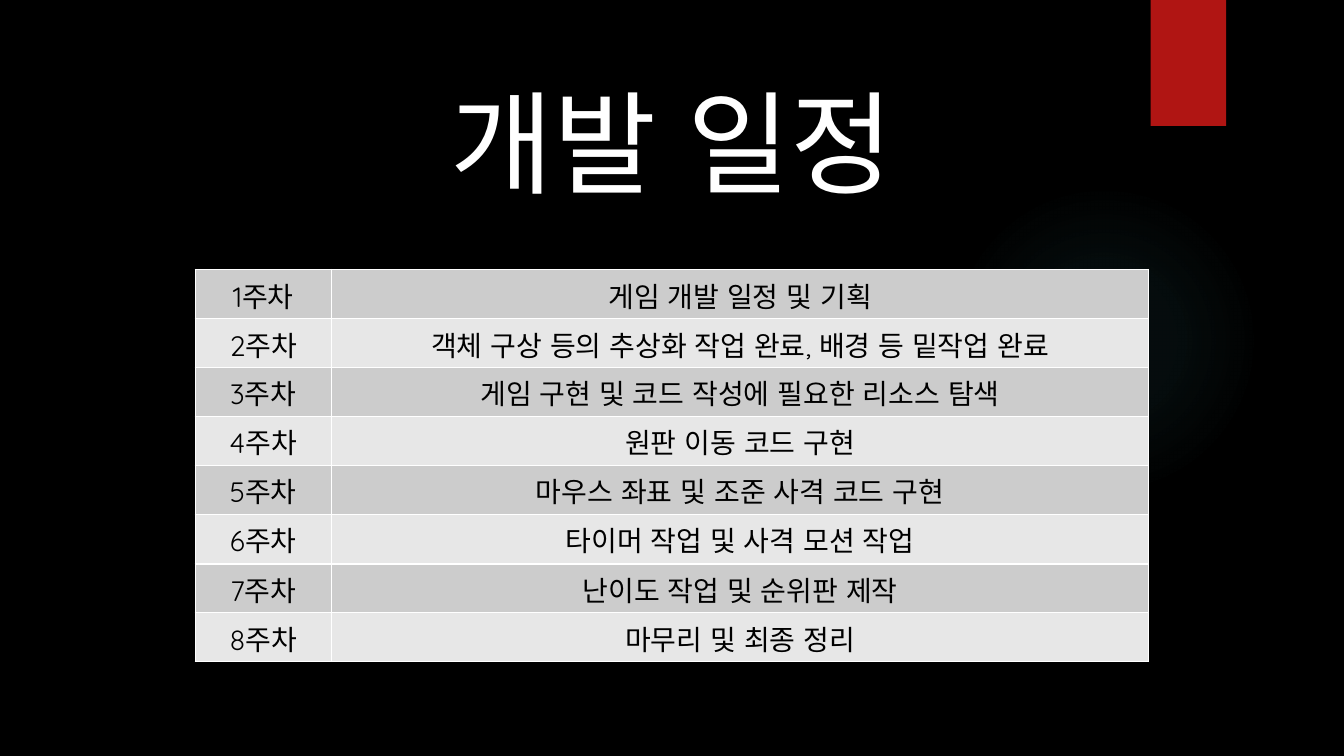
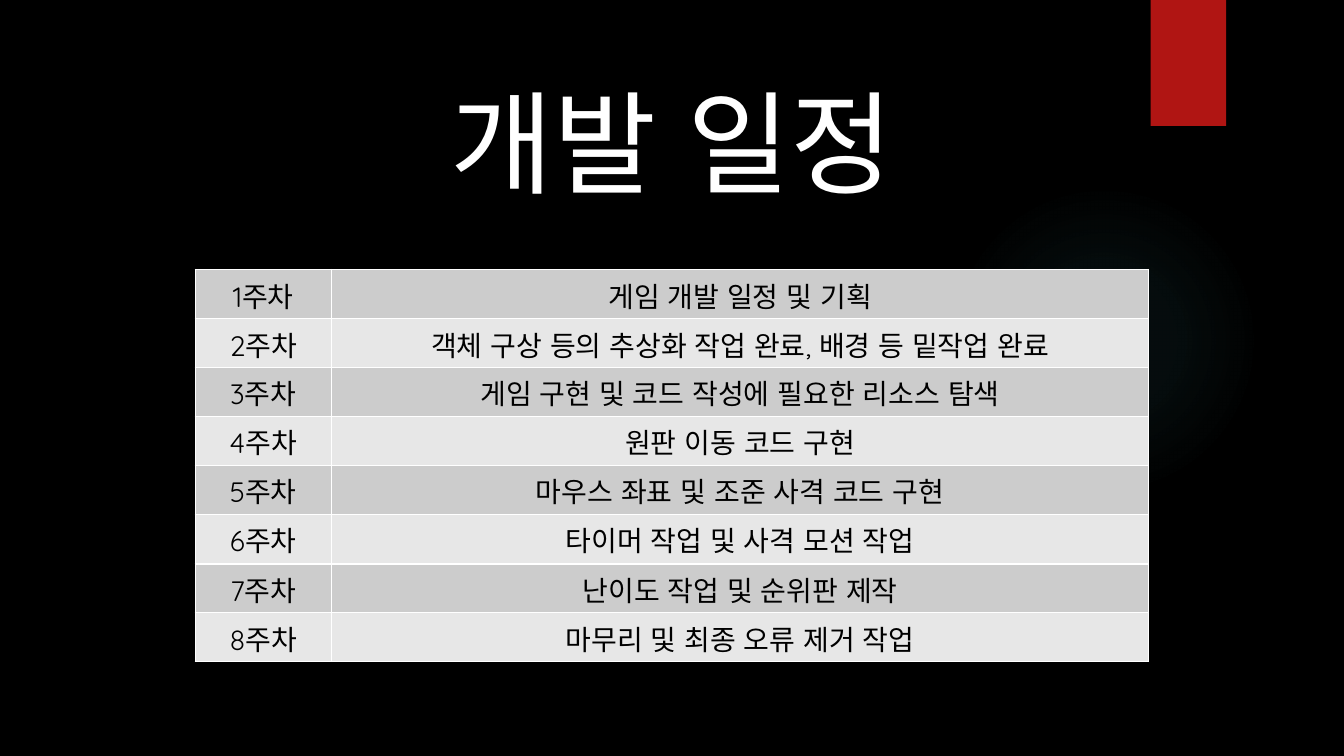
Before and after one commit to Sheep-IK/Drill_Project, a slide deck: slide 6 of 발표 PPT.pptx. Drawn at 1344x756 pixels with LibreOffice and Linux fonts; fonts in the diff are those of the drawing; background and template pictures are left out. Boxes give left, top, right and bottom in pixels: in the first picture for what was removed or moved away, otherwise in the second. Text is boxed around its words. In the diff, an @@ line names an element or a change of style, - is before the commit and + after.

```diff
--- a/발표 PPT.pptx
+++ b/발표 PPT.pptx
@@ table at (196,269,1149,661) @@
-row 8, column 2: 마무리 및 최종 정리
+row 8, column 2: 마무리 및 최종 오류 제거 작업
```
Also in this commit, not shown: 2 other slides changed, 1 other file.
